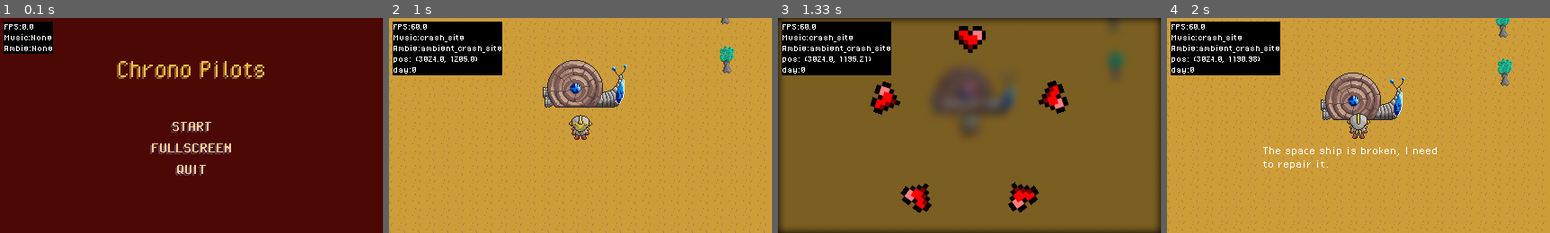
Above: before the commit, frames 1-4 (left to right).
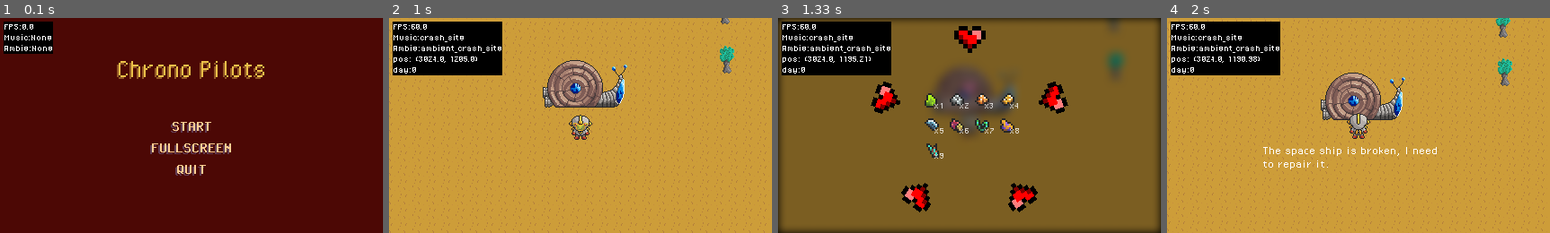
Above: after the commit, the same moments.

Repository: VantaTree/ChronoPilots
Game: pygame game, started from main.py
The game is run twice, just before and just after one commit, with the same random seed, the same clock (stepped at 60 frames per second) and the same inputs.
Inputs:
- Up to frame 1 (0.1 s): no input
- Up to frame 2 (1 s): click "START" at 0.38 s; tap Esc at 0.67 s
- Up to frame 3 (1.33 s): hold Tab from 1 s (still down); hold W from 1 s (still down)
- Up to frame 4 (2 s): release Tab at 1.47 s; release W at 1.47 s; tap E at 1.5, 1.83 s

Frames 1-2 are identical in both runs. In frame 3, 2.6% of the frame differs, in the area x 24-76%, y 3-91%; in frame 4, nothing differs.

Commit message:
added gun and final resource in inventory

Diff:
--- a/modules/player.py
+++ b/modules/player.py
@@ -13,7 +13,9 @@
     global MATERIAL_SPRITE
 
     MATERIAL_SPRITE = load_pngs_dict("graphics/materials")
-    (MATERIAL_SPRITE)
+    for key, value in MATERIAL_SPRITE.items():
+        MATERIAL_SPRITE[key] = pygame.transform.scale_by(value, 2)
+    MATERIAL_SPRITE.update(load_pngs_dict("graphics/ui/gun_ui"))
 
 PILOT_POSITION = [ None,
     (3024, 1169+36),
@@ -65,7 +67,8 @@
         self.moving = False
         self.in_control = True
         self.attacking = False
-        self.can_attack = False
+        self.can_attack = True
+        self.has_gun = False
 
         self.health = 5
         self.max_health = 5
@@ -74,7 +77,7 @@
         self.dying = False
 
         self.inventory = {}
-        # self.inventory = {"uranium":1, "titanium":2, "copper":3, "gold":4, "diamond":5, "wood":6, "rubber":7, "fruit":8, "vegetable":9}
+        self.inventory = {"uranium":1, "titanium":2, "copper":3, "gold":4, "diamond":5, "wood":6, "rubber":7, "fruit":8, "vegetable":9}
         self.inventory_open = False
         self.has_final_resource = False
         self.weapon_upgraded = False
@@ -197,7 +200,7 @@
                         self.master.game.pause_game()
                     if event.key == pygame.K_e:
                         self.master.interaction_manager.pressed_interact()
-                    if event.key == pygame.K_SPACE and self.in_control and self.can_attack:
+                    if event.key == pygame.K_SPACE and self.in_control and self.can_attack and self.has_gun:
                         self.attacking = True
                         self.in_control = False
                         self.can_attack = False
@@ -231,6 +234,7 @@
         self.in_control = True
         self.attacking = False
         self.can_attack = True
+        self.has_gun = True
         self.dying = False
         self.hurting = False
         self.invinsible = False
@@ -289,13 +293,24 @@
         offx = (W-widx)/2
         offy = (H-widy)/2
 
-        for i, (key, amount) in enumerate(self.inventory.items()):
+        inventory = []
+        if self.has_gun:
+            key = F"gun{'_upgraded' if self.weapon_upgraded else ''}{self.master.game.which_pilot}"
+            inventory.append((key, None))
+        if self.has_final_resource:
+            inventory.append(("final_resource", None))
+        for key, amount in self.inventory.items():
+            if amount != 0:
+                inventory.append((key, amount))
+
+        for i, (key, amount) in enumerate(inventory):
             if amount == 0: continue
             y, x = divmod(i, gridx)
             pos = x*(mat_size+padd)+offx, y*(mat_size+padd)+offy
-            self.screen.blit(pygame.transform.scale2x(MATERIAL_SPRITE[key]), (pos))
-            text = self.master.font_d.render(F"x{amount}", True, (255, 255, 255))
-            self.screen.blit(text, (pos[0]+mat_size/3*2, pos[1]+mat_size/2))
+            self.screen.blit(MATERIAL_SPRITE[key], (pos))
+            if amount is not None:
+                text = self.master.font_d.render(F"x{amount}", True, (255, 255, 255))
+                self.screen.blit(text, (pos[0]+mat_size/3*2, pos[1]+mat_size/2))
 
         radius = min((W, H))/5*2
         # pygame.draw.arc(self.screen, (100, 0, 20), (W/2-radius+15, H/2-radius+15, (radius-15)*2, (radius-15)*2), 0, pi*2/self.max_health*self.health, 5)
@@ -303,7 +318,7 @@
 
             angle = pi*2/self.max_health*i - pi/2
             surf = self.heart_surf if i < self.health else self.empty_heart_surf
-            rot_surf = pygame.transform.rotozoom(surf, -90 - degrees(angle), 1)
+            rot_surf = pygame.transform.rotate(surf, -90 - degrees(angle))
             pos = cos(angle)*radius + (W/2), sin(angle)*radius + (H/2)
             rect = rot_surf.get_rect(center=(pos))
             self.screen.blit(rot_surf, rect)
Binary file added: graphics/materials/final_resource.png
Binary file changed: graphics/materials/material_list.png
Binary file added: graphics/ui/gun_ui/gun1.png
Binary file added: graphics/ui/gun_ui/gun2.png
Binary file added: graphics/ui/gun_ui/gun3.png
Binary file added: graphics/ui/gun_ui/gun4.png
Binary file added: graphics/ui/gun_ui/gun_upgraded1.png
Binary file added: graphics/ui/gun_ui/gun_upgraded2.png
Binary file added: graphics/ui/gun_ui/gun_upgraded3.png
Binary file added: graphics/ui/gun_ui/gun_upgraded4.png
